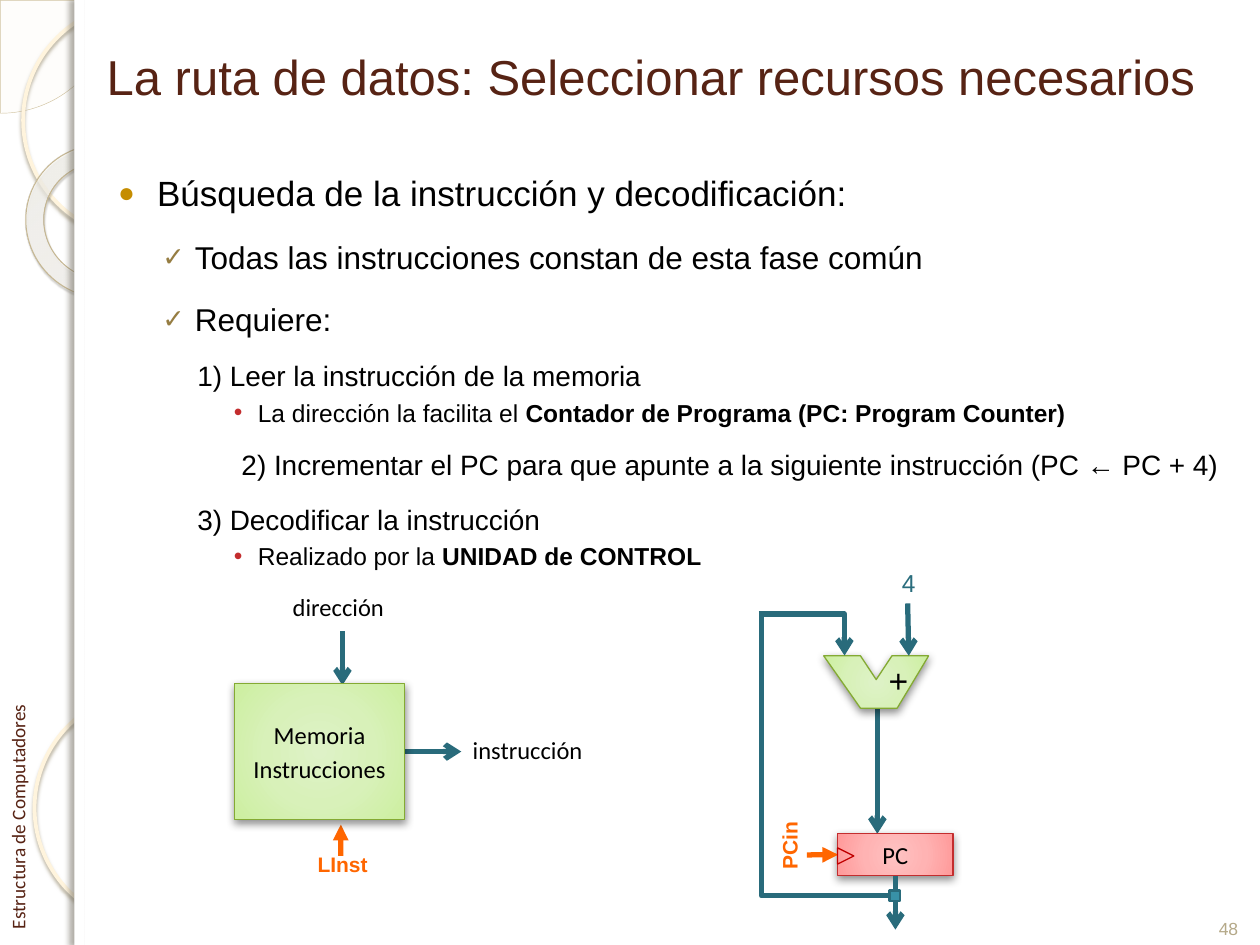
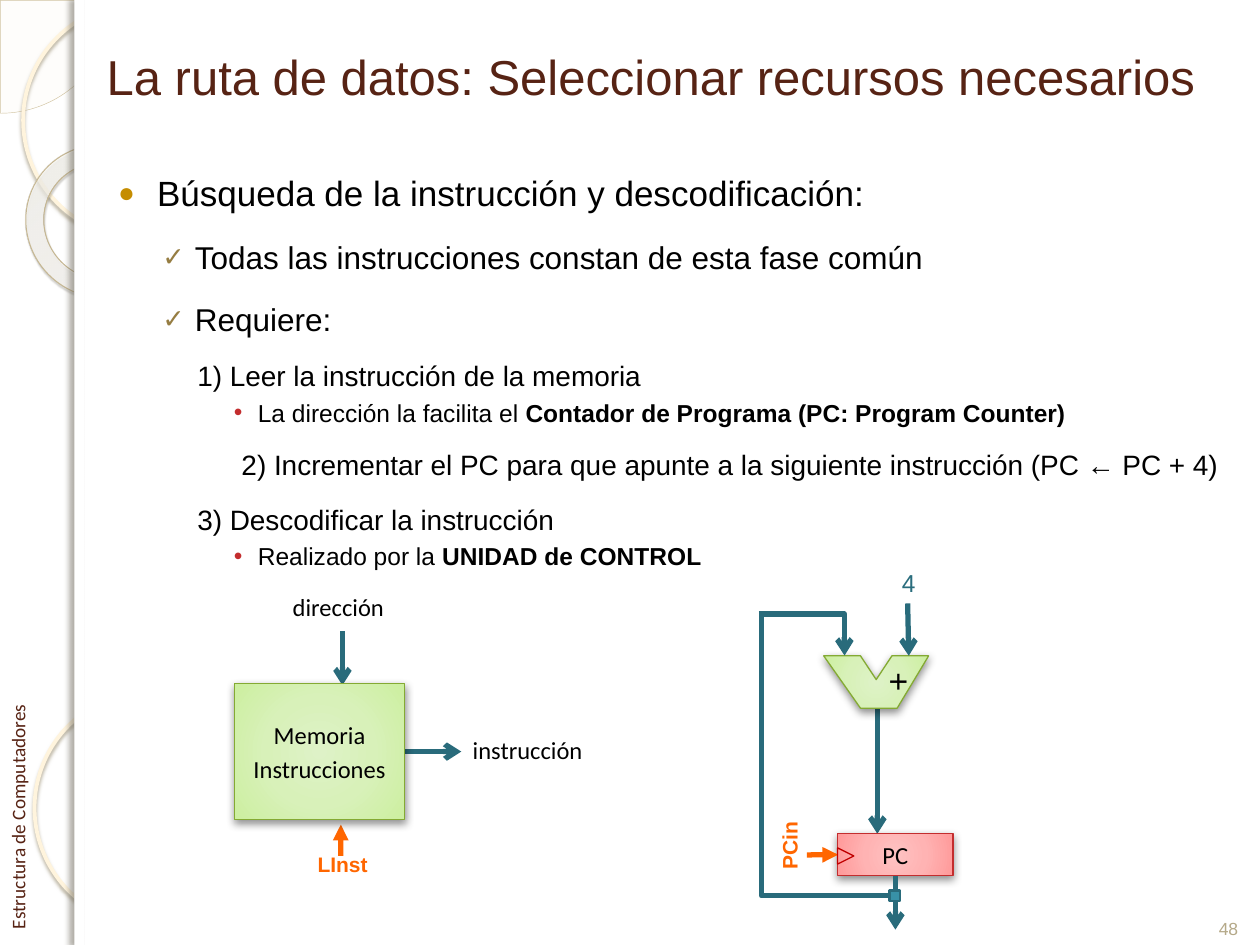
Before and after one commit to enriquesquintana/ETC, a slide deck: slide 48 of ETC_RISCV/Teoría/Tema 1. El procesador_RISCV.pptx. Drawn at 1260x945 pixels with LibreOffice and Linux fonts; fonts in the diff are those of the drawing; background and template pictures are left out. Boxes give left, top, right and bottom in pixels: in the first picture for what was removed or moved away, otherwise in the second. Text is boxed around its words. In the diff, an @@ line names an element or a change of style, - is before the commit and + after.

Commit message:
decodificar->descodificar

```diff
--- a/ETC_RISCV/Teoría/Tema 1. El procesador_RISCV.pptx
+++ b/ETC_RISCV/Teoría/Tema 1. El procesador_RISCV.pptx
@@ text at [157,180,864,213]: text changed @@
-● Búsqueda de la instrucción y decodificación:
+● Búsqueda de la instrucción y descodificación:
@@ text at [197,509,554,535]: text changed @@
-    3) Decodificar la instrucción
+    3) Descodificar la instrucción
```
Also in this commit, not shown: 2 other slides changed.
